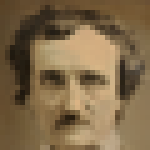
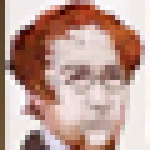
Before/after of a 150×150 layered artwork. What changed in the layer stack:
added layer "branwell-s.png" above "Layer 31" over <box>5,0,150,145</box>
added layer "Layer 31" above "poe-s.png" over <box>5,0,150,150</box>
